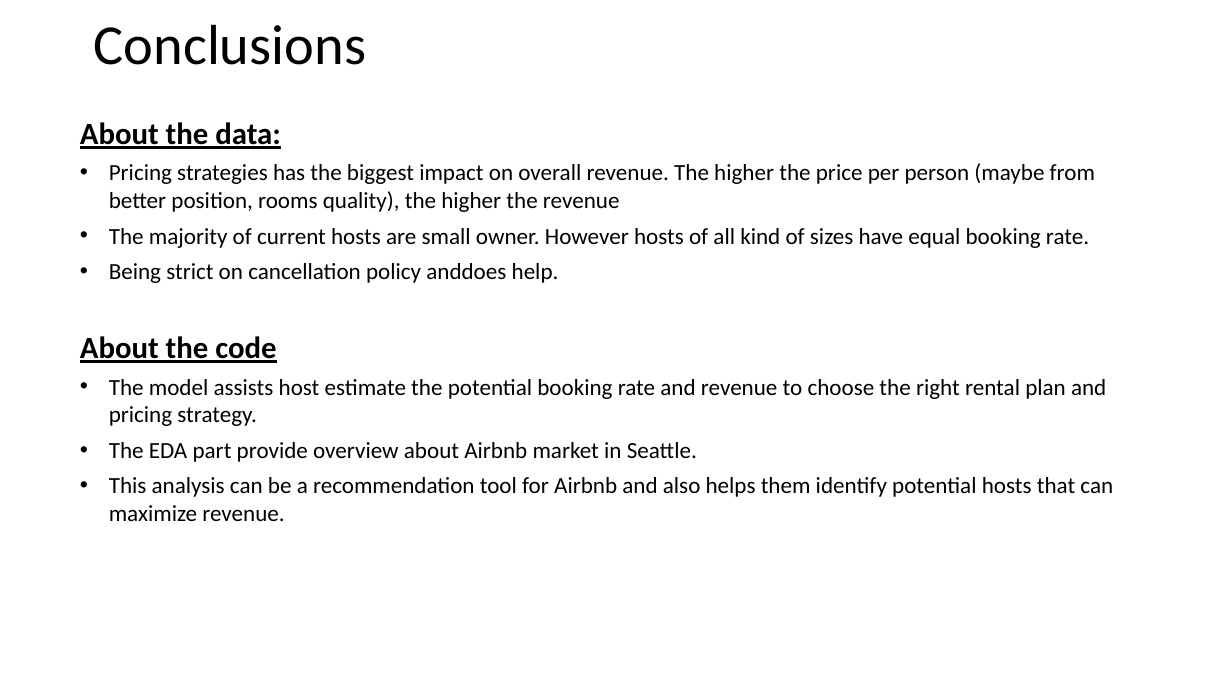
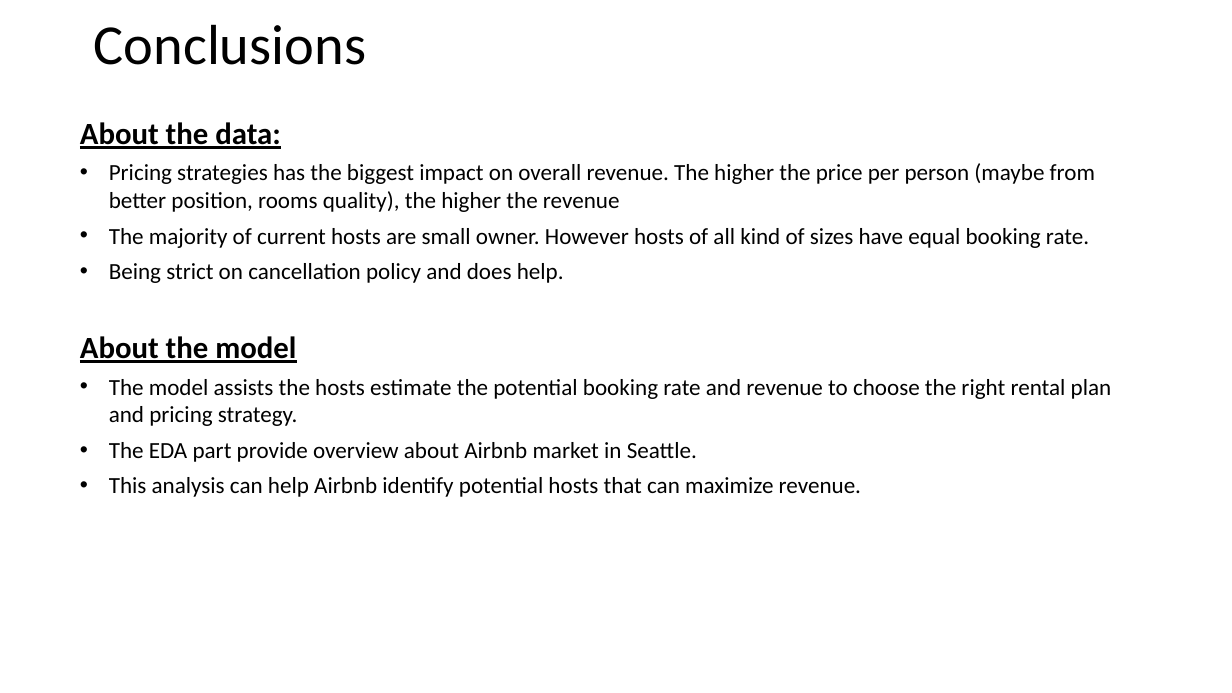
Before and after one commit to dmnguyen92/Predicting-Airbnb-host-revenue-in-Seattle, a slide deck: slide 10 of Presentation.pptx. Drawn at 1232x693 pixels with LibreOffice and Linux fonts; fonts in the diff are those of the drawing. Boxes give left, top, right and bottom in pixels: in the first picture for what was removed or moved away, otherwise in the second. Text is boxed around its words. In the diff, an @@ line names an element or a change of style, - is before the commit and + after.

```diff
--- a/Presentation.pptx
+++ b/Presentation.pptx
@@ text at box(80, 263, 1112, 426): text changed @@
-• Being strict on cancellation policy anddoes help.
-About the code
-• The model assists host estimate the potential booking rate and revenue to choose the right rental plan and pricing strategy.
+• Being strict on cancellation policy and does help.
+About the model
+• The model assists the hosts estimate the potential booking rate and revenue to choose the right rental plan and pricing strategy.
@@ text at box(109, 477, 861, 497): text changed @@
-• This analysis can be a recommendation tool for Airbnb and also helps them identify potential hosts that can maximize revenue.
+• This analysis can help Airbnb identify potential hosts that can maximize revenue.
```
Also in this commit, not shown: 3 other slides changed.
